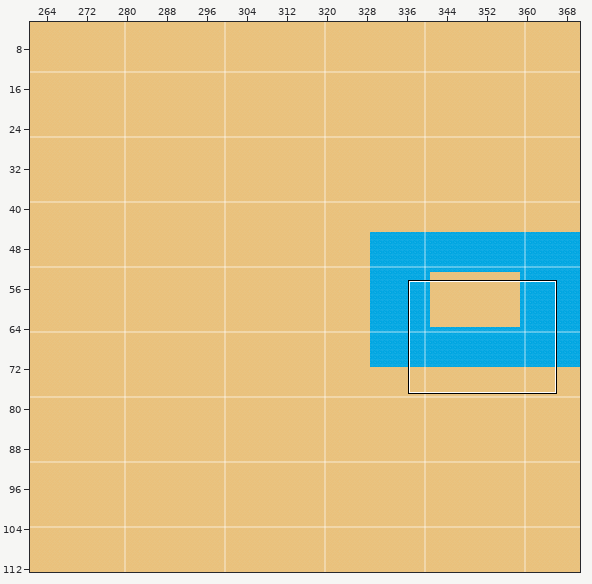
Two states of a Tiled map, data/world000.tmx. The first picture is a wide view before the edit; the outline marks the close-up.
Close-up. Before the edit:
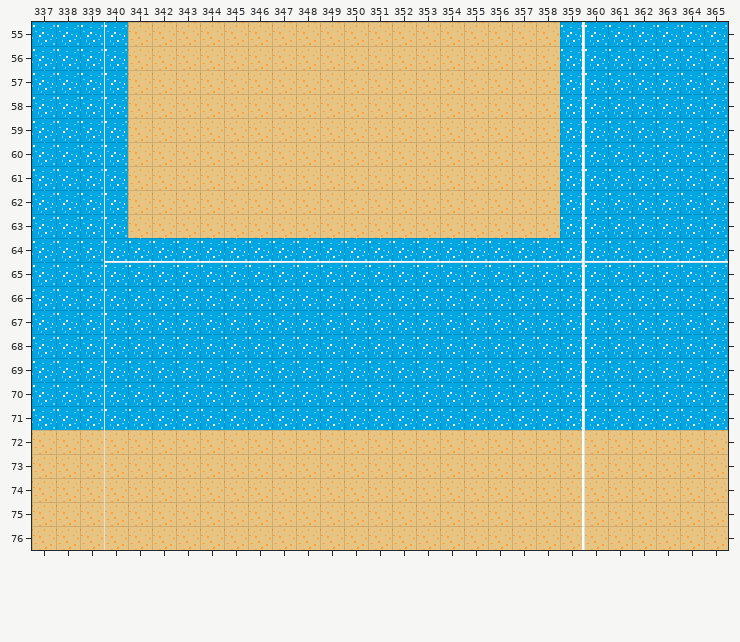
Cells are 16x16 px. Shown: x 337..365, y 55..76. The commit also changed other parts of the map, which this record leaves out.
Now the later version:
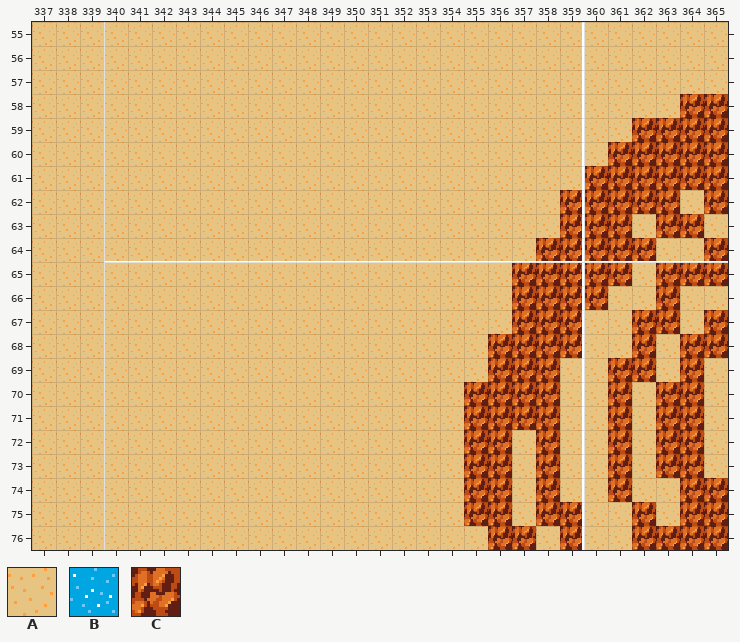
Key: from "bg": A 1, B 2, C 36.
_ is an empty cell.
The exact change:
Layer "background":
y 55..57: x 337..340 BBBB -> AAAA; x 359..365 BBBBBBB -> AAAAAAA
y 58: x 337..340 BBBB -> AAAA; x 359..365 BBBBBBB -> AAAAACC
y 59: x 337..340 BBBB -> AAAA; x 359..365 BBBBBBB -> AAACCCC
y 60: x 337..340 BBBB -> AAAA; x 359..365 BBBBBBB -> AACCCCC
y 61: x 337..340 BBBB -> AAAA; x 359..365 BBBBBBB -> ACCCCCC
y 62: x 337..340 BBBB -> AAAA; x 359..365 BBBBBBB -> CCCCCAC
y 63: x 337..340 BBBB -> AAAA; x 359..365 BBBBBBB -> CCCACCA
y 64: x 337..365 BBBBBBBBBBBBBBBBBBBBBBBBBBBBB -> AAAAAAAAAAAAAAAAAAAAACCCCCAAC
y 65: x 337..365 BBBBBBBBBBBBBBBBBBBBBBBBBBBBB -> AAAAAAAAAAAAAAAAAAAACCCCCACCC
y 66: x 337..365 BBBBBBBBBBBBBBBBBBBBBBBBBBBBB -> AAAAAAAAAAAAAAAAAAAACCCCAACAA
y 67: x 337..365 BBBBBBBBBBBBBBBBBBBBBBBBBBBBB -> AAAAAAAAAAAAAAAAAAAACCCAACCAC
y 68: x 337..365 BBBBBBBBBBBBBBBBBBBBBBBBBBBBB -> AAAAAAAAAAAAAAAAAAACCCCAACACC
y 69: x 337..365 BBBBBBBBBBBBBBBBBBBBBBBBBBBBB -> AAAAAAAAAAAAAAAAAAACCCAACCACA
y 70..71: x 337..365 BBBBBBBBBBBBBBBBBBBBBBBBBBBBB -> AAAAAAAAAAAAAAAAAACCCCAACACCA
y 72..73: x 355..356 AA -> CC; x 358 A -> C; x 361 A -> C; x 363..364 AA -> CC
y 74: x 355..356 AA -> CC; x 358 A -> C; x 361 A -> C; x 364..365 AA -> CC
y 75: x 355..356 AA -> CC; x 358..359 AA -> CC; x 362 A -> C; x 364..365 AA -> CC
y 76: x 356..357 AA -> CC; x 359 A -> C; x 362..365 AAAA -> CCCC
Where, in picture pixels (left, top, right, bottom), the same in both close-ups:
changed: (32, 22, 728, 550)
